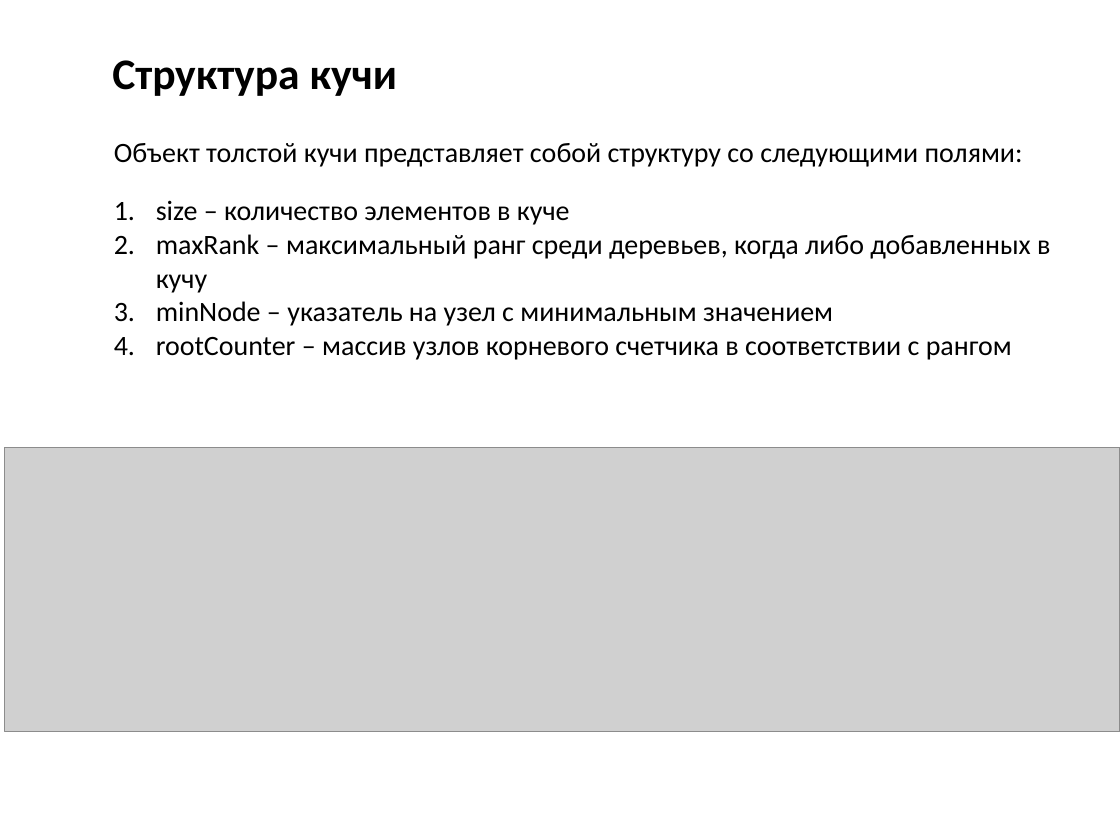
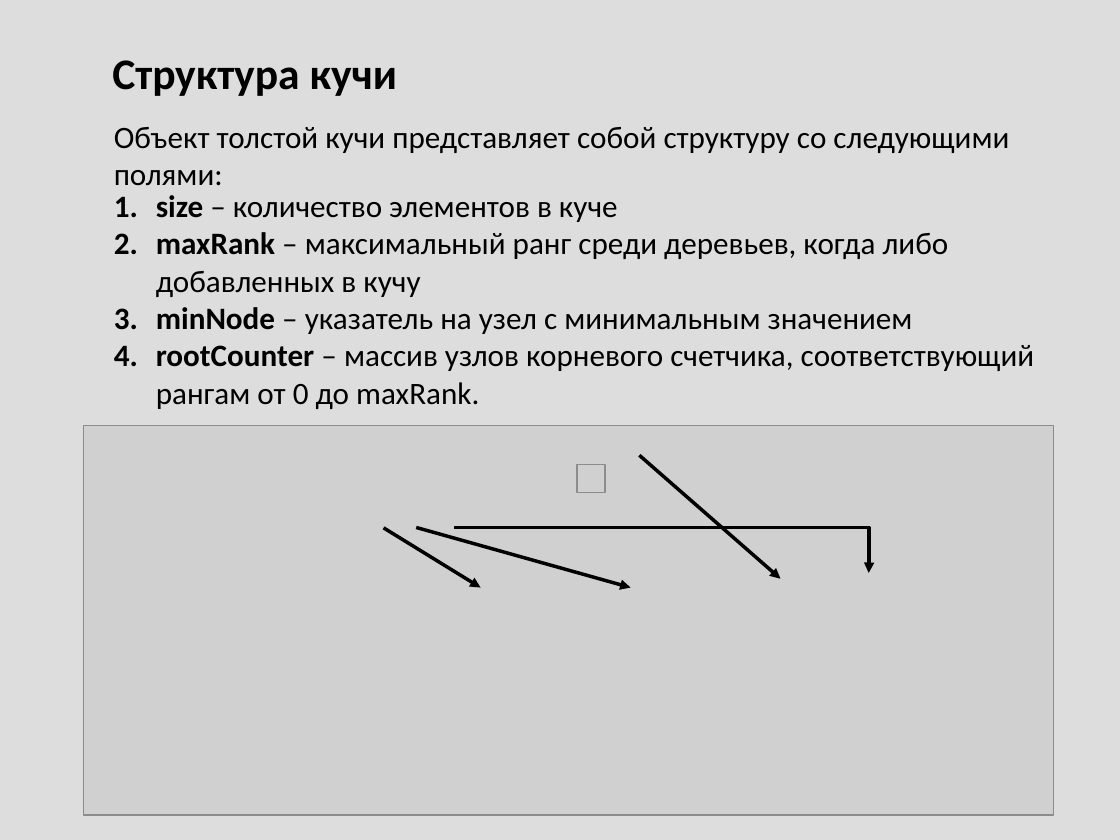
Before and after one commit to Mustang98/ThickHeap, a slide deck: slide 14 of ThickHeap_Presentation.ppsx (slide 18 before the commit). Drawn at 1120x840 pixels with LibreOffice and Linux fonts; fonts in the diff are those of the drawing; grey boxes stand for pictures. Boxes give left, top, right and bottom in pixels: in the first picture for what was removed or moved away, otherwise in the second. Text is boxed around its words. In the diff, an @@ line names an element or a change of style, - is before the commit and + after.

```diff
--- a/ThickHeap_Presentation.ppsx
+++ b/ThickHeap_Presentation.ppsx
@@ background #FFFFFF to #DDDDDD @@
@@ text "Объект толстой кучи представляет собой ..." moved from (x1=114, y1=143, x2=1023, y2=167) to (x1=114, y1=127, x2=1009, y2=185) @@
@@ text "Объект толстой кучи представляет собой ..." at (x1=114, y1=127, x2=1009, y2=185): size 18 to 20 pt @@
@@ text at (x1=156, y1=195, x2=949, y2=334): size 18 to 20 pt in "size – количество элементов в куче", "maxRank – максимальный ранг среди деревьев, когда ...", "minNode – указатель на узел с минимальным ..."; bold on in "size", "maxRank", "minNode" @@
@@ text at (x1=156, y1=345, x2=1035, y2=409): text changed; size 18 to 20 pt @@
-4. rootCounter – массив узлов корневого счетчика в соответствии с рангом
+4. rootCounter – массив узлов корневого счетчика, соответствующий рангам от 0 до maxRank.
@@ picture resized from (x1=4, y1=448, x2=1120, y2=731) to (x1=84, y1=426, x2=1054, y2=815) @@
@@ picture added at (x1=577, y1=465, x2=605, y2=493) @@
@@ arrow added from (640, 455) to (781, 579), #000000 2.25 pt @@
@@ arrow added from (384, 528) to (480, 588), #000000 2.25 pt @@
@@ arrow added from (417, 528) to (631, 588), #000000 2.25 pt @@
@@ elbow arrow added from (455, 528) to (869, 573), #000000 2.25 pt @@
```
Also in this commit, not shown: 15 other slides changed, 31 slides added, 2 slides removed, 2 other files.
